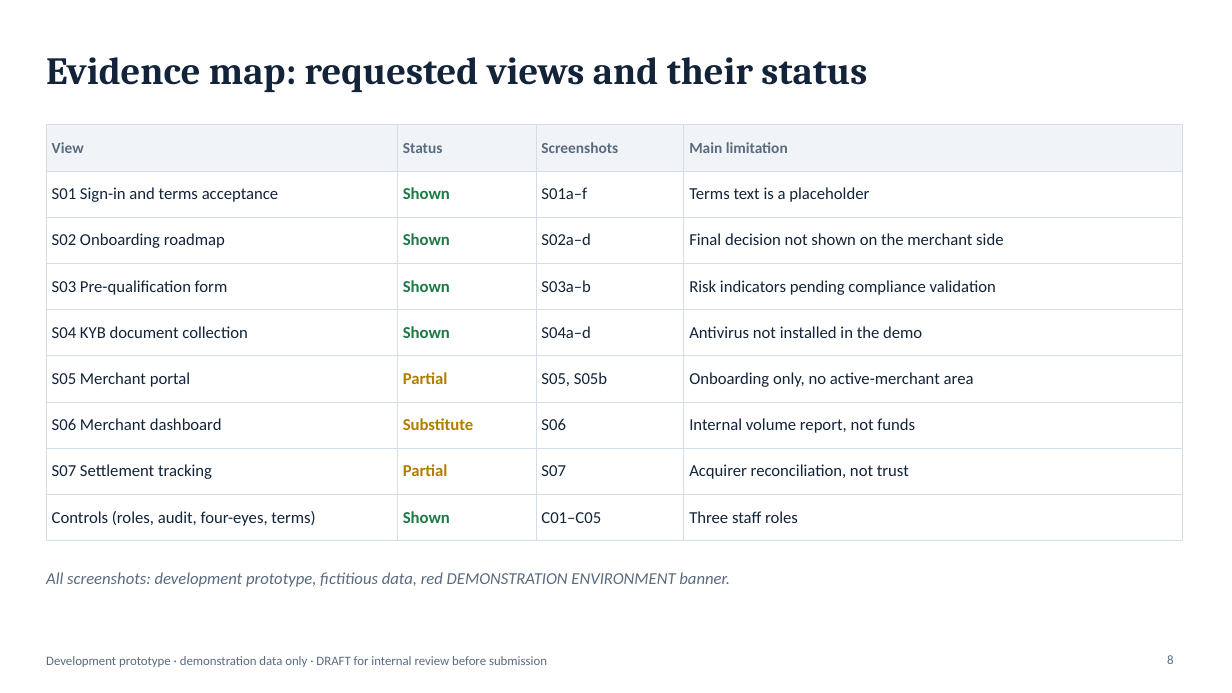
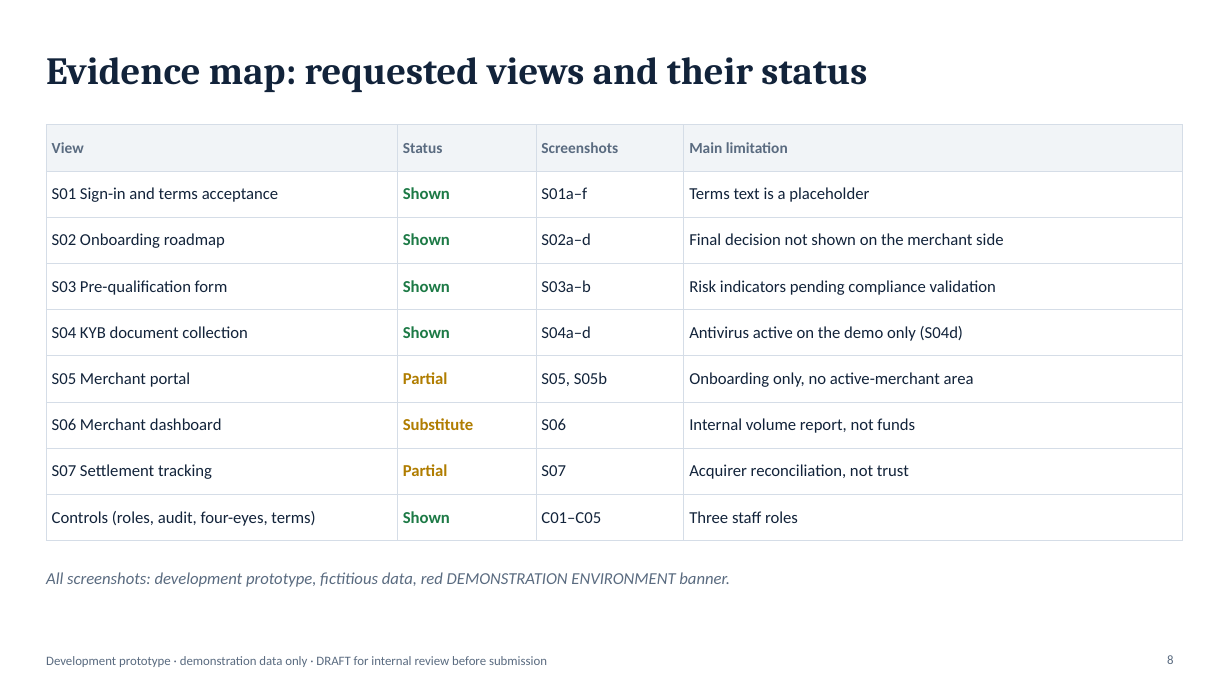
Before and after one commit to fmassonmips/mips-platform, a slide deck: slide 8 of outputs/recap/MIPS-platform-BoM-EN-DRAFT.pptx. Drawn at 1232x693 pixels with LibreOffice and Linux fonts; fonts in the diff are those of the drawing. Boxes give left, top, right and bottom in pixels: in the first picture for what was removed or moved away, otherwise in the second. Text is boxed around its words. In the diff, an @@ line names an element or a change of style, - is before the commit and + after.

```diff
--- a/outputs/recap/MIPS-platform-BoM-EN-DRAFT.pptx
+++ b/outputs/recap/MIPS-platform-BoM-EN-DRAFT.pptx
@@ table at (46,125,1183,530) @@
-row 5, column 4: Antivirus not installed in the demo
+row 5, column 4: Antivirus active on the demo only (S04d)
```
Also in this commit, not shown: 1 other slide changed.
